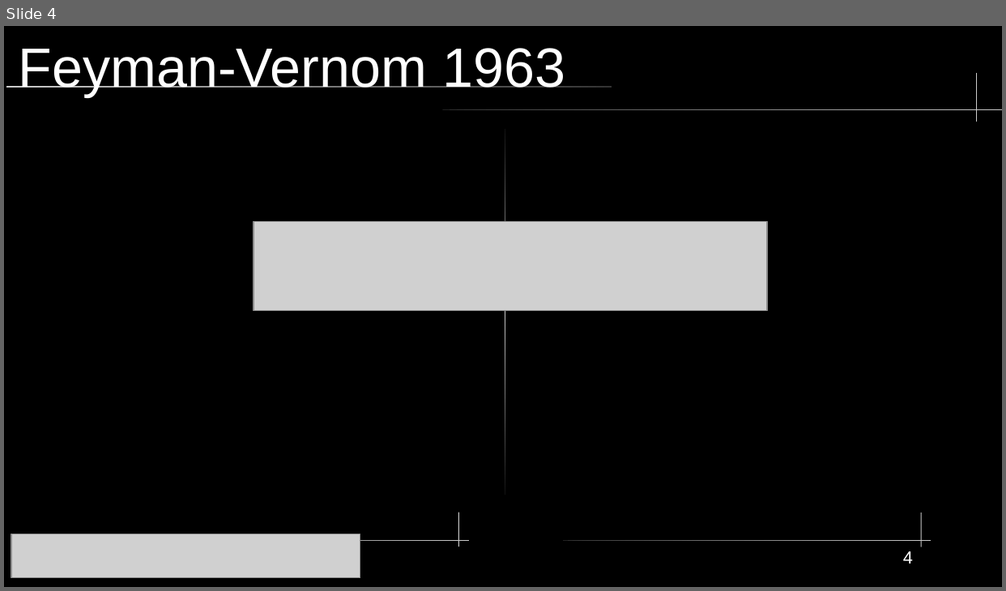
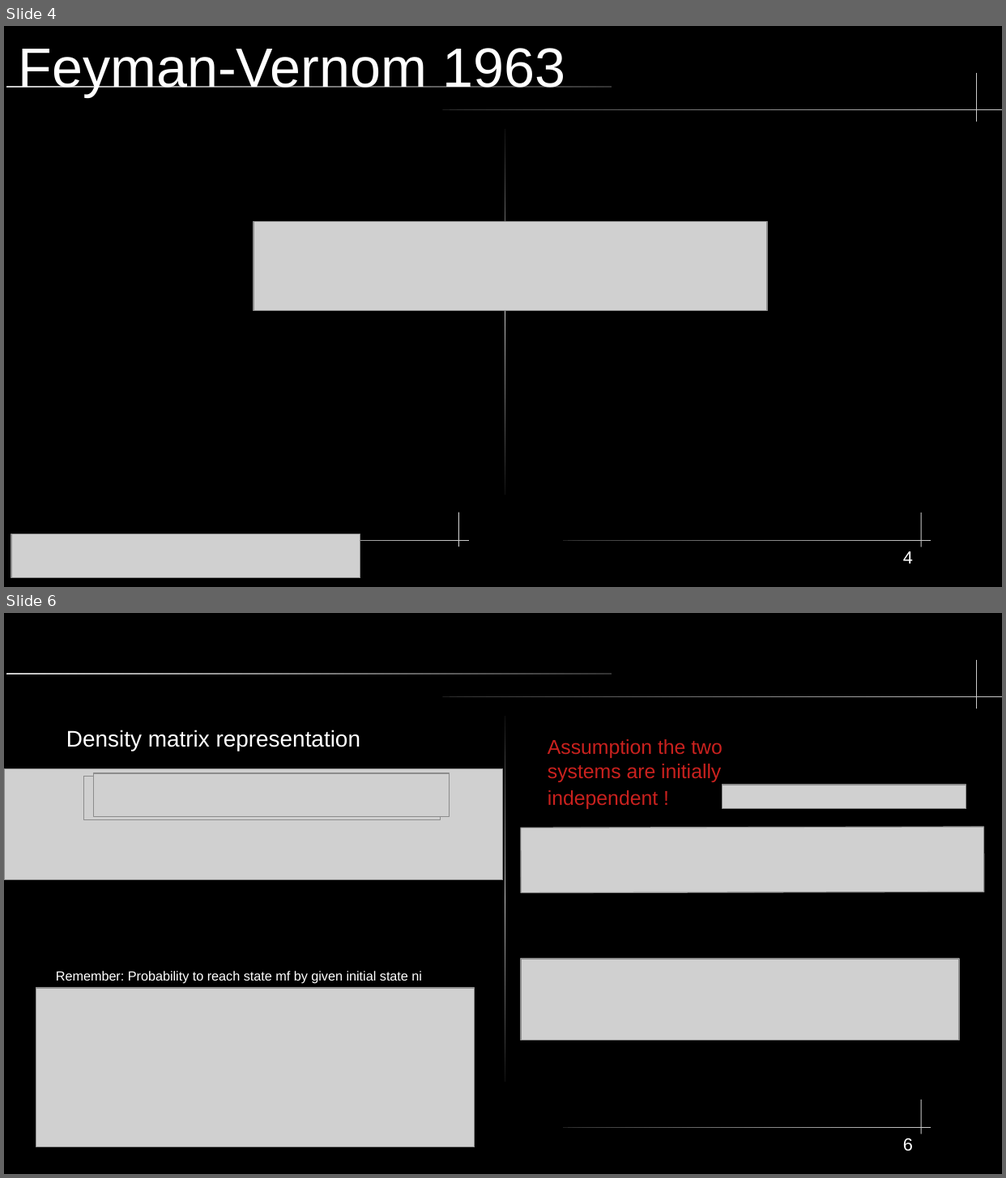
Before and after one commit to SanderStammbach/Sanders-Studium, a slide deck: vortrag1-heom/Powerpoint.odp. Shown one above the other, each under a label of ours: slide 4 before the commit, slides 4 and 6 after it; the slides between them are not shown. The pictures are 1006x591 and 1006x1178 pixels, drawn with LibreOffice and Linux fonts; fonts in the diff are those of the drawing; grey boxes stand for pictures. Boxes give left, top, right and bottom in pixels: in the first picture for what was removed or moved away, otherwise in the second. Text is boxed around its words. In the diff, an @@ line names an element or a change of style, - is before the commit and + after.

```diff
--- a/vortrag1-heom/Powerpoint.odp
+++ b/vortrag1-heom/Powerpoint.odp
@@ slide 6 added at (4, 613, 1002, 1174), background #000000; not listed: 6 template elements that a slide beside it also shows @@
@@ text added at (66, 730, 361, 751), 18 pt, text #FFFFFF @@
+Density matrix representation
@@ text added at (548, 739, 722, 809), 16 pt, text #C9211E @@
+Assumption the two systems are initially independent !
@@ picture added at (4, 769, 503, 880) @@
@@ picture added at (84, 777, 441, 820) @@
@@ picture added at (94, 773, 450, 817) @@
@@ picture added at (723, 785, 966, 810) @@
@@ picture added at (521, 827, 985, 893) @@
@@ text added at (56, 971, 422, 983), 10.5 pt, text #FFFFFF @@
+Remember: Probability to reach state mf by given initial state ni
@@ picture added at (521, 959, 959, 1041) @@
@@ picture added at (36, 988, 475, 1148) @@
@@ page number added at (903, 1139, 913, 1152), 14 pt, text #FFFFFF @@
+6
```
Also in this commit, not shown: 9 slides changed, 10 other slides added, 2 slides removed, 1 other file.
